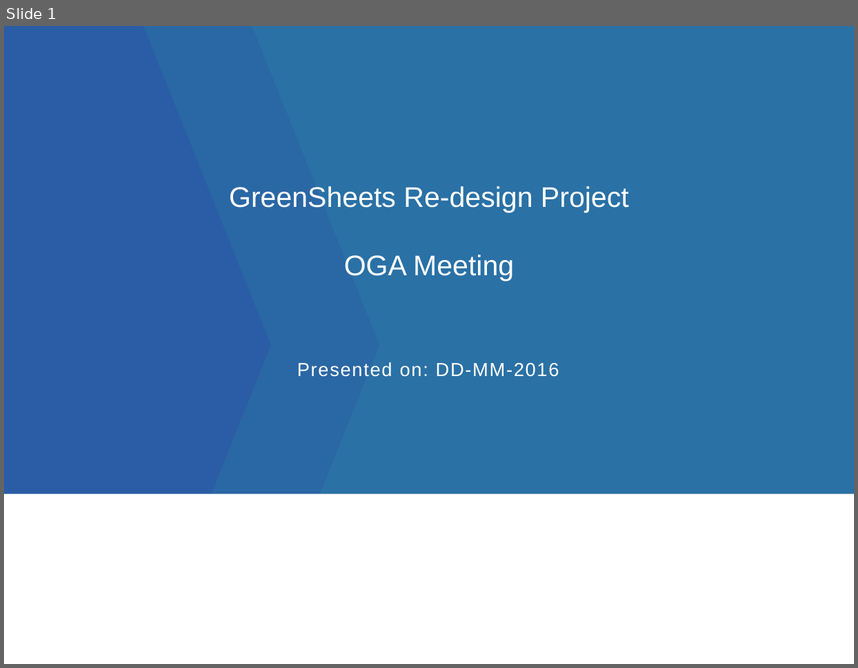
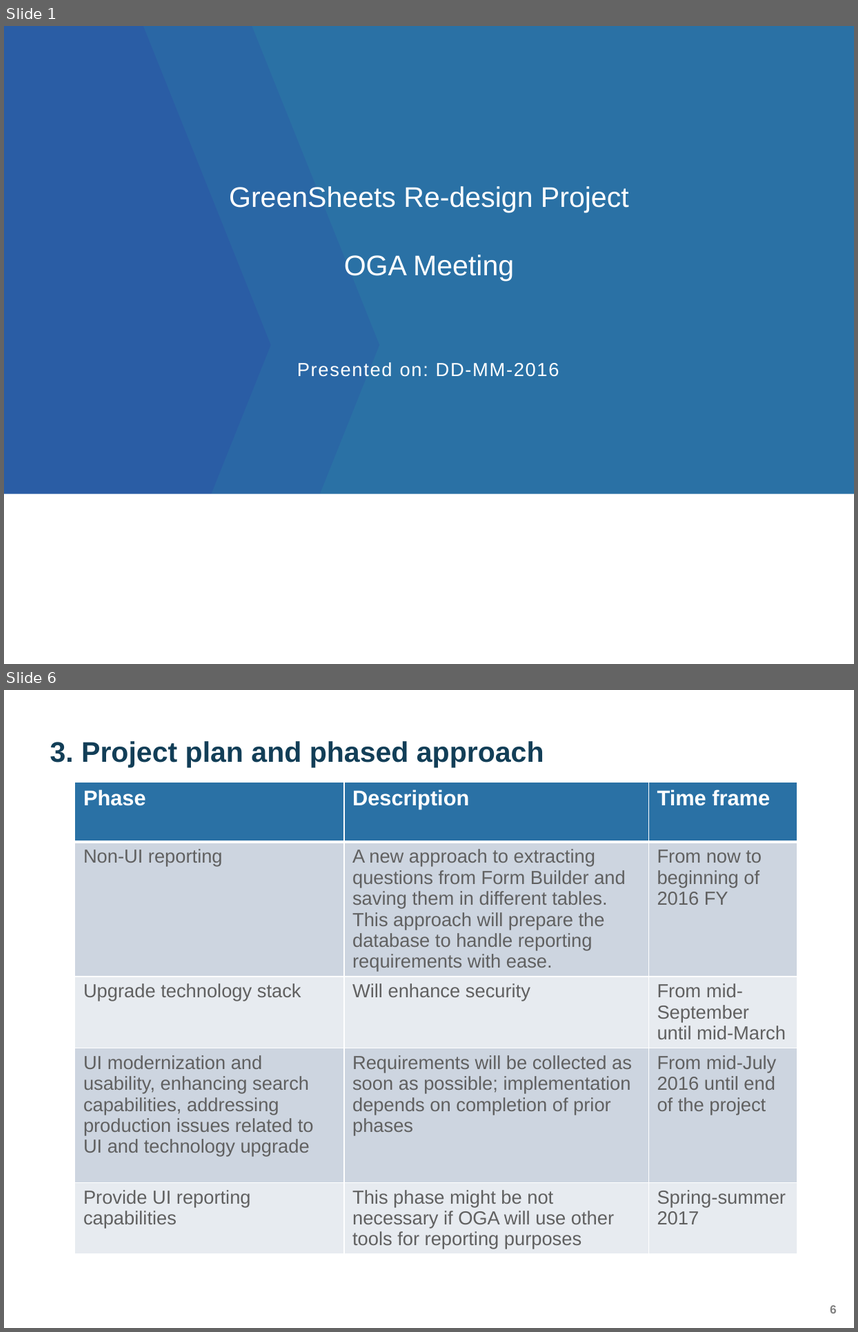
Before and after one commit to yaoh4/greensheets_classic, a slide deck: Requirements/Presentations/GreenSheets OGA presentation_version 1.pptx. Shown one above the other, each under a label of ours: slide 1 before the commit, slides 1 and 6 after it; the slides between them are not shown. The pictures are 858x668 and 858x1332 pixels, drawn with LibreOffice and Linux fonts; fonts in the diff are those of the drawing; background and template pictures are left out. Boxes give left, top, right and bottom in pixels: in the first picture for what was removed or moved away, otherwise in the second. Text is boxed around its words. In the diff, an @@ line names an element or a change of style, - is before the commit and + after.

```diff
--- a/Requirements/Presentations/GreenSheets OGA presentation_version 1.pptx
+++ b/Requirements/Presentations/GreenSheets OGA presentation_version 1.pptx
@@ slide 6 added at (4,690,854,1328), background #FFFFFF @@
@@ title added at (50,741,544,767), 24 pt, text #123E57, bold @@
+3. Project plan and phased approach
@@ table added at (74,782,797,1283), 5 rows, 3 columns @@
+Phase | Description | Time frame
+Non-UI reporting | A new approach to extracting questions from Form Builder and saving them in different tables. This approach will prepare the database to handle reporting requirements with ease. | From now to beginning of 2016 FY
+Upgrade technology stack | Will enhance security | From mid-September until mid-March
+UI modernization and usability, enhancing search capabilities, addressing production issues related to UI and technology upgrade | Requirements will be collected as soon as possible; implementation depends on completion of prior phases | From mid-July 2016 until end of the project
+Provide UI reporting capabilities | This phase might be not necessary if OGA will use other tools for reporting purposes | Spring-summer 2017
@@ page number added at (830,1305,837,1313), 10 pt, text #7F7F7F, bold @@
+6
```
Also in this commit, not shown: 4 slides changed, 3 other slides added, 10 slides removed.
